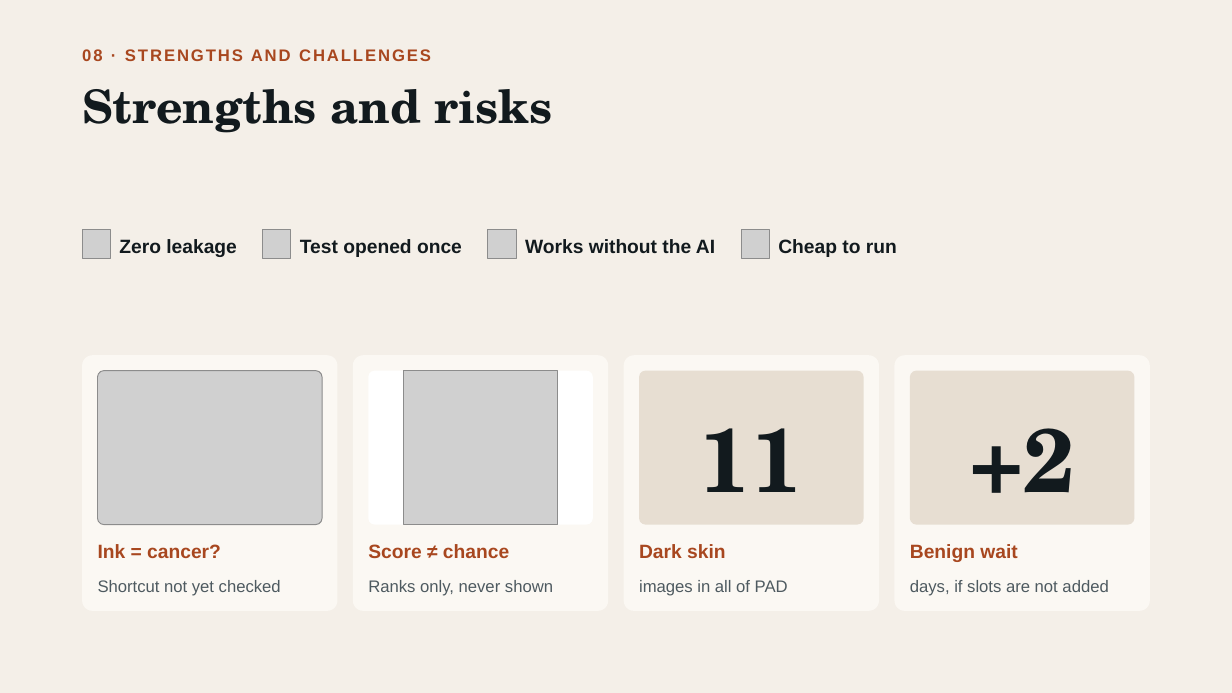
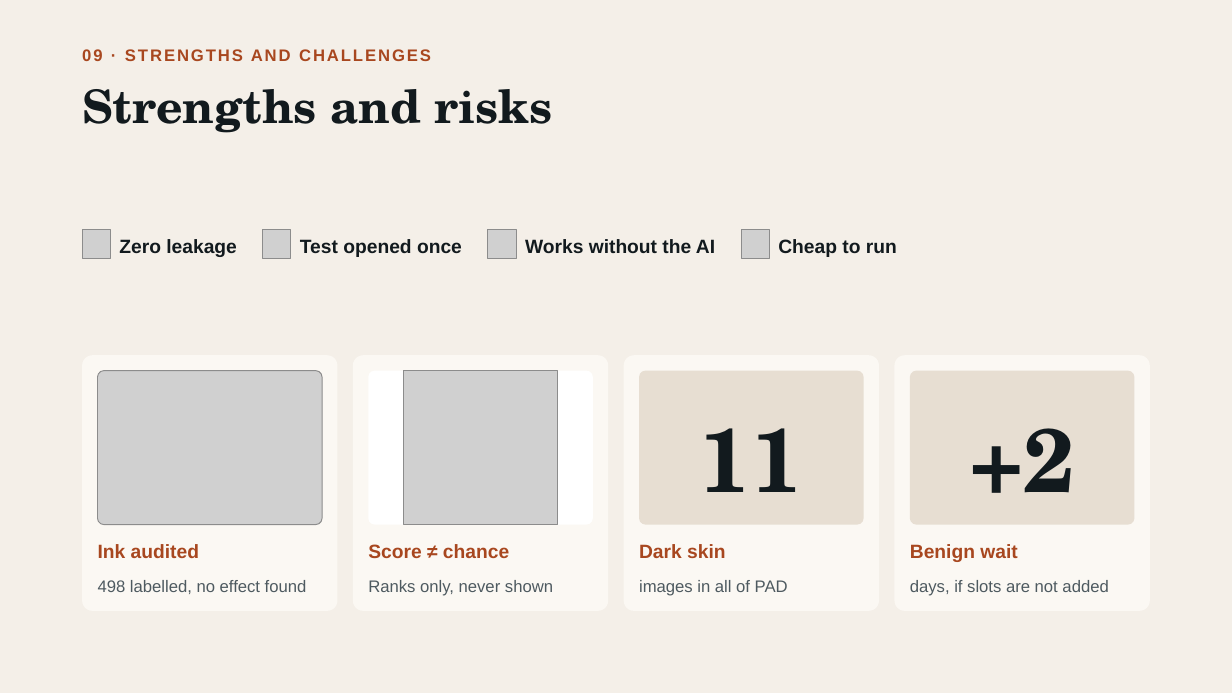
Before and after one commit to IfatDav/skin-lesion-assistant, a slide deck: slide 9 of Presentation/Skin Lesion Triage.pptx (slide 8 before the commit). Drawn at 1232x693 pixels with LibreOffice and Linux fonts; fonts in the diff are those of the drawing; grey boxes stand for pictures. Boxes give left, top, right and bottom in pixels: in the first picture for what was removed or moved away, otherwise in the second. Text is boxed around its words. In the diff, an @@ line names an element or a change of style, - is before the commit and + after.

```diff
--- a/Presentation/Skin Lesion Triage.pptx
+++ b/Presentation/Skin Lesion Triage.pptx
@@ text at <box>98,544,199,558</box>: text changed @@
-Ink = cancer?
+Ink audited
@@ text at <box>98,580,307,594</box>: text changed @@
-Shortcut not yet checked
+498 labelled, no effect found
```
Also in this commit, not shown: 5 other slides changed, 1 slide added.
